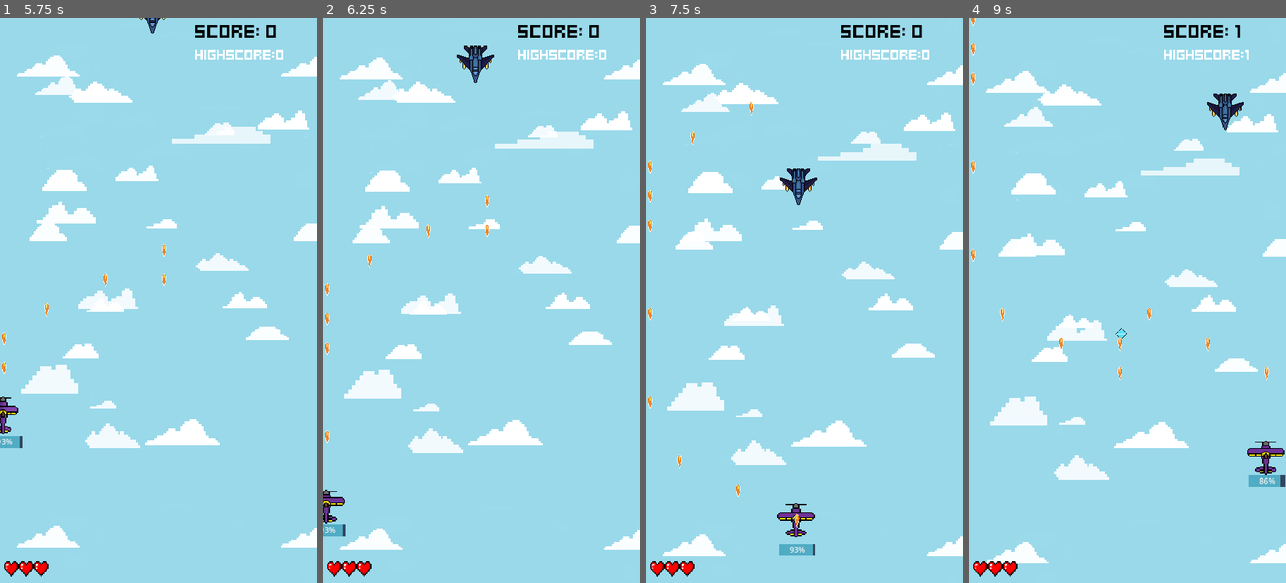
Above: before the commit, frames 1-4 (left to right).
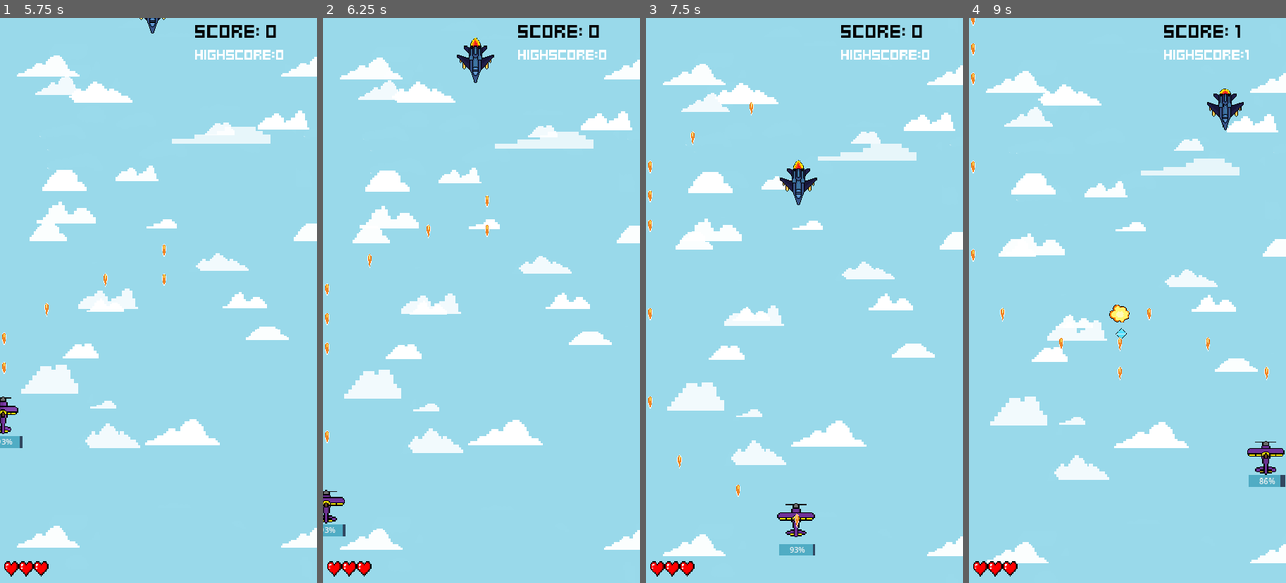
Above: after the commit, the same moments.

Repository: edmundyu2008/LeBombJames
Game: Godot game, scene res://UI/main_menu.tscn
The game is run twice, just before and just after one commit, with the same random seed, the same clock (stepped at 60 frames per second) and the same inputs.
Inputs (mouse positions are in pixels of both pictures, inside the frame that each line leads up to):
- Up to frame 1 (5.75 s): click (76, 396) at 0.5 s; tap Enter (ui_accept) at 1.25, 1.52, 2.27, 3.77, 4.52, 5.27 s; hold D (ui_right) 1.28-2.03 s; hold S (ui_down) 2.03-2.78 s; hold D (ui_right) 2.78-3.53 s; hold W (ui_up) 3.53-4.28 s; hold A (ui_left) from 4.28 s (still down)
- Up to frame 2 (6.25 s): release A (ui_left) at 5.78 s; hold S (ui_down) from 5.78 s (still down)
- Up to frame 3 (7.5 s): release S (ui_down) at 6.53 s; hold D (ui_right) 6.53-7.28 s; tap Enter (ui_accept) at 6.77 s; hold W (ui_up) from 7.28 s (still down)
- Up to frame 4 (9 s): tap Enter (ui_accept) at 7.52, 8.27 s; release W (ui_up) at 8.03 s; hold D (ui_right) 8.03-8.78 s; hold S (ui_down) from 8.78 s (still down)

Frame 1 is identical in both runs. In frame 2, less than 0.1% of the frame differs, in the area x 46-50%, y 3-6%; in frame 3, less than 0.1%; in frame 4, 0.2%, in the area x 44-83%, y 12-54%.

Commit message:
need menu animation

Diff:
--- /dev/null
+++ b/UI/explosion_effect.tscn
@@ -0,0 +1,34 @@
+[gd_scene load_steps=7 format=3 uid="uid://bxtsbd0b514j2"]
+
+[ext_resource type="Texture2D" uid="uid://00jtpmmkildl" path="res://Animation/explosion1.png" id="1_0ugrv"]
+[ext_resource type="Script" path="res://components/onetime_animated_effect.gd" id="1_auecw"]
+[ext_resource type="Texture2D" uid="uid://2jfvp4dfs8cu" path="res://Animation/explosion2.png" id="2_b6krd"]
+[ext_resource type="Texture2D" uid="uid://cxnyymsavw14n" path="res://Animation/explosion3.png" id="3_qb11s"]
+[ext_resource type="Texture2D" uid="uid://csp8f0q28e3ru" path="res://Animation/explosion4.png" id="4_rq1g6"]
+
+[sub_resource type="SpriteFrames" id="SpriteFrames_film7"]
+animations = [{
+"frames": [{
+"duration": 1.0,
+"texture": ExtResource("1_0ugrv")
+}, {
+"duration": 1.0,
+"texture": ExtResource("2_b6krd")
+}, {
+"duration": 1.0,
+"texture": ExtResource("3_qb11s")
+}, {
+"duration": 1.0,
+"texture": ExtResource("4_rq1g6")
+}],
+"loop": true,
+"name": &"default",
+"speed": 8.0
+}]
+
+[node name="ExplosionEffect" type="AnimatedSprite2D"]
+position = Vector2(3, 0)
+sprite_frames = SubResource("SpriteFrames_film7")
+autoplay = "default"
+frame_progress = 0.277021
+script = ExtResource("1_auecw")
--- a/UI/sky_background.tscn
+++ b/UI/sky_background.tscn
@@ -1,9 +1,9 @@
 [gd_scene load_steps=5 format=3 uid="uid://cvw4ajho6rrms"]
 
 [ext_resource type="Script" path="res://UI/sky_background.gd" id="1_2k5fc"]
-[ext_resource type="Texture2D" uid="uid://bopnctagf46us" path="res://backgroundfar.png" id="1_lwp4q"]
-[ext_resource type="Texture2D" uid="uid://nu4jjte7ko35" path="res://backgroundclose.png" id="2_eeg6y"]
-[ext_resource type="Texture2D" uid="uid://bvtcmaybxx5fj" path="res://cloudlayerclosest.png" id="3_laon0"]
+[ext_resource type="Texture2D" uid="uid://bopnctagf46us" path="res://Animation/backgroundfar.png" id="1_lwp4q"]
+[ext_resource type="Texture2D" uid="uid://nu4jjte7ko35" path="res://Animation/backgroundclose.png" id="2_eeg6y"]
+[ext_resource type="Texture2D" uid="uid://bvtcmaybxx5fj" path="res://Animation/cloudlayerclosest.png" id="3_laon0"]
 
 [node name="SkyBackground" type="ParallaxBackground"]
 script = ExtResource("1_2k5fc")
--- a/components/destroyed_component.gd
+++ b/components/destroyed_component.gd
@@ -2,10 +2,12 @@
 extends Node
 @export var actor: Node2D
 @export var stats_component: StatsComponent
+@export var destroy_effect_spawner_component: SpawnerComponent
 
 func _ready() -> void:
 	stats_component.no_health.connect(destroy)
 
 func destroy() -> void:
+	destroy_effect_spawner_component.spawn(actor.global_position)
 	actor.drop_crystal()
 	actor.queue_free()
--- /dev/null
+++ b/components/onetime_animated_effect.gd
@@ -0,0 +1,7 @@
+class_name OnetimeAnimatedEffect
+
+extends AnimatedSprite2D
+
+func _ready() -> void:
+	animation_finished.connect(queue_free)
+	animation_looped.connect(queue_free)
--- a/components/player_destroyed_component.gd
+++ b/components/player_destroyed_component.gd
@@ -2,10 +2,11 @@
 extends Node
 @export var actor: Node2D
 @export var player_health_component: PlayerHealthComponent
-
+@export var destroy_effect_spawner_component: SpawnerComponent
 
 func _ready() -> void:
 	player_health_component.no_player_health.connect(destroy)
 
 func destroy() -> void:
+	destroy_effect_spawner_component.spawn(actor.global_position)
 	actor.queue_free()
--- a/opps/enemydallas.gd
+++ b/opps/enemydallas.gd
@@ -18,7 +18,7 @@
 		score_component.adjust_score()
 	)
 	visible_on_screen_notifier_2d.screen_exited.connect(queue_free)
-	hitbox_component.hit_hurtbox.connect(queue_free.unbind(1))
+	hitbox_component.hit_hurtbox.connect(destroyed_component.destroy.unbind(1))
 
 func drop_crystal() -> void:
 	crystal_spawner.spawn(crystal_spawnpoint.global_position)
--- a/opps/enemydallas.tscn
+++ b/opps/enemydallas.tscn
@@ -1,8 +1,11 @@
-[gd_scene load_steps=5 format=3 uid="uid://0458jylbf5qd"]
+[gd_scene load_steps=9 format=3 uid="uid://0458jylbf5qd"]
 
 [ext_resource type="PackedScene" uid="uid://dp7fxb1kkrl7r" path="res://opps/opps_dallas.tscn" id="1_v08r7"]
 [ext_resource type="Script" path="res://opps/enemydallas.gd" id="2_156o2"]
 [ext_resource type="Texture2D" uid="uid://b84iiejjntju2" path="res://opps/enemydallas.png" id="2_m4uvk"]
+[ext_resource type="Texture2D" uid="uid://bd1uuqkg4odh" path="res://Animation/booster2.png" id="4_tbl4q"]
+[ext_resource type="Texture2D" uid="uid://cqarp3gugdfcd" path="res://Animation/booster3.png" id="5_wj0qk"]
+[ext_resource type="Texture2D" uid="uid://dj112b378gmwh" path="res://Animation/booster1.png" id="6_xgcc8"]
 
 [sub_resource type="SpriteFrames" id="SpriteFrames_33pwh"]
 animations = [{
@@ -13,6 +16,80 @@
 "loop": true,
 "name": &"default",
 "speed": 5.0
+}]
+
+[sub_resource type="SpriteFrames" id="SpriteFrames_f6utj"]
+animations = [{
+"frames": [{
+"duration": 1.0,
+"texture": ExtResource("4_tbl4q")
+}, {
+"duration": 1.0,
+"texture": ExtResource("5_wj0qk")
+}, {
+"duration": 1.0,
+"texture": ExtResource("4_tbl4q")
+}, {
+"duration": 1.0,
+"texture": ExtResource("4_tbl4q")
+}, {
+"duration": 1.0,
+"texture": ExtResource("5_wj0qk")
+}, {
+"duration": 1.0,
+"texture": ExtResource("5_wj0qk")
+}, {
+"duration": 1.0,
+"texture": ExtResource("5_wj0qk")
+}, {
+"duration": 1.0,
+"texture": ExtResource("5_wj0qk")
+}, {
+"duration": 1.0,
+"texture": ExtResource("4_tbl4q")
+}, {
+"duration": 1.0,
+"texture": ExtResource("4_tbl4q")
+}, {
+"duration": 1.0,
+"texture": ExtResource("6_xgcc8")
+}, {
+"duration": 1.0,
+"texture": ExtResource("5_wj0qk")
+}, {
+"duration": 1.0,
+"texture": ExtResource("4_tbl4q")
+}, {
+"duration": 1.0,
+"texture": ExtResource("4_tbl4q")
+}, {
+"duration": 1.0,
+"texture": ExtResource("6_xgcc8")
+}, {
+"duration": 1.0,
+"texture": ExtResource("6_xgcc8")
+}, {
+"duration": 1.0,
+"texture": ExtResource("4_tbl4q")
+}, {
+"duration": 1.0,
+"texture": ExtResource("4_tbl4q")
+}, {
+"duration": 1.0,
+"texture": ExtResource("4_tbl4q")
+}, {
+"duration": 1.0,
+"texture": ExtResource("5_wj0qk")
+}, {
+"duration": 1.0,
+"texture": ExtResource("5_wj0qk")
+}, {
+"duration": 1.0,
+"texture": ExtResource("5_wj0qk")
+}],
+"loop": true,
+"name": &"default",
+"speed": 2.0
 }]
 
 [node name="EnemyDallas" instance=ExtResource("1_v08r7")]
@@ -30,15 +107,26 @@
 velocity = Vector2(2.08165e-12, 200)
 
 [node name="VisibleOnScreenNotifier2D" parent="." index="3"]
+visible = false
 position = Vector2(-5.24521e-06, 0.500003)
 scale = Vector2(3.8, 3.75)
+
+[node name="HurtboxComponent" parent="." index="4"]
+visible = false
 
 [node name="CollisionPolygon2D" type="CollisionPolygon2D" parent="HurtboxComponent" index="0"]
 polygon = PackedVector2Array(-13, -13, -13, -22, -23, -31, -23, -37, 24, -37, 24, -31, 14, -22, 14, -13, 37, -19, 37, -14, 12, 12, 1, 37, -12, 12, -36, -13, -36, -19)
 
+[node name="HitboxComponent" parent="." index="5"]
+visible = false
+
 [node name="CollisionPolygon2D" type="CollisionPolygon2D" parent="HitboxComponent" index="0"]
 polygon = PackedVector2Array(-11, 11, 1, 33, 11, 11, 36, -15, 36, -18, 13, -12, 13, -22, 23, -32, 23, -36, -22, -36, -22, -32, -12, -22, -12, -12, -35, -18, -35, -13)
 
-[node name="DestroyedComponent" parent="." index="8" node_paths=PackedStringArray("actor", "stats_component")]
-actor = NodePath("..")
-stats_component = NodePath("../StatsComponent")
+[node name="AnimatedSprite2D2" type="AnimatedSprite2D" parent="." index="12"]
+z_index = -1
+position = Vector2(0, -37)
+scale = Vector2(1.10625, 0.66875)
+sprite_frames = SubResource("SpriteFrames_f6utj")
+autoplay = "default"
+frame_progress = 0.590085
--- a/opps/minibosses_dallas.gd
+++ b/opps/minibosses_dallas.gd
@@ -12,7 +12,7 @@
 
 func _ready() -> void:
 	fire_rate_timer.timeout.connect(fire_lasers)
-	hitbox_component.hit_hurtbox.connect(queue_free.unbind(1))
+	hitbox_component.hit_hurtbox.connect(destroyed_component.destroy.unbind(1))
 	super()
 
 	for state in states.get_children():
--- a/opps/minibosses_dallas.tscn
+++ b/opps/minibosses_dallas.tscn
@@ -89,7 +89,3 @@
 [node name="BulletSpawner" type="Node2D" parent="." index="11"]
 script = ExtResource("8_kfj5k")
 scene = ExtResource("9_muoci")
-
-[node name="DestroyedComponent" parent="." index="12" node_paths=PackedStringArray("actor", "stats_component")]
-actor = NodePath("..")
-stats_component = NodePath("../StatsComponent")
--- a/opps/opps_dallas.gd
+++ b/opps/opps_dallas.gd
@@ -5,7 +5,8 @@
 @onready var hurtbox_component: HurtboxComponent = $HurtboxComponent as HurtboxComponent
 @onready var hitbox_component: HitboxComponent = $HitboxComponent as HitboxComponent
 @onready var score_component: ScoreComponent = $ScoreComponent as ScoreComponent
-@onready var destroyed_component: DestroyedComponent = $DestroyedComponent as DestroyedComponent
+@onready var destroyed_component = $DestroyedComponent as DestroyedComponent
+
 @onready var crystal_spawner = $CrystalSpawner
 @onready var crystal_spawnpoint = $CrystalSpawnpoint
 
@@ -17,6 +18,7 @@
 		score_component.adjust_score()
 	)
 	visible_on_screen_notifier_2d.screen_exited.connect(queue_free)
+	hitbox_component.hit_hurtbox.connect(destroyed_component.destroy.unbind(1))
 
 func drop_crystal() -> void:
 	crystal_spawner.spawn(crystal_spawnpoint.global_position)
--- a/opps/opps_dallas.tscn
+++ b/opps/opps_dallas.tscn
@@ -11,6 +11,7 @@
 [ext_resource type="Script" path="res://components/destroyed_component.gd" id="9_vlnly"]
 [ext_resource type="Script" path="res://components/spawner_component.gd" id="10_n5lvg"]
 [ext_resource type="PackedScene" uid="uid://b2b1jlkrxyfrt" path="res://opps/energy_crystal.tscn" id="11_1cujp"]
+[ext_resource type="PackedScene" uid="uid://bxtsbd0b514j2" path="res://UI/explosion_effect.tscn" id="12_hwsvy"]
 
 [node name="OppsDallas" type="Node2D"]
 script = ExtResource("1_6l156")
@@ -45,11 +46,18 @@
 script = ExtResource("7_c4525")
 game_stats = ExtResource("8_32ne8")
 
-[node name="DestroyedComponent" type="Node" parent="."]
+[node name="DestroyedComponent" type="Node" parent="." node_paths=PackedStringArray("actor", "stats_component", "destroy_effect_spawner_component")]
 script = ExtResource("9_vlnly")
+actor = NodePath("..")
+stats_component = NodePath("../StatsComponent")
+destroy_effect_spawner_component = NodePath("../SpawnerComponent")
 
 [node name="CrystalSpawnpoint" type="Marker2D" parent="."]
 
 [node name="CrystalSpawner" type="Node2D" parent="."]
 script = ExtResource("10_n5lvg")
 scene = ExtResource("11_1cujp")
+
+[node name="SpawnerComponent" type="Node2D" parent="."]
+script = ExtResource("10_n5lvg")
+scene = ExtResource("12_hwsvy")
--- a/player_plane/plane.tscn
+++ b/player_plane/plane.tscn
@@ -1,14 +1,14 @@
-[gd_scene load_steps=22 format=3 uid="uid://cltw1jastd5q3"]
+[gd_scene load_steps=23 format=3 uid="uid://cltw1jastd5q3"]
 
 [ext_resource type="Texture2D" uid="uid://dgmft2q37eiop" path="res://player_plane/player1.png" id="1_xvef2"]
 [ext_resource type="Script" path="res://player_plane/plane.gd" id="1_yi7cu"]
 [ext_resource type="Script" path="res://components/move_component.gd" id="2_mxmei"]
 [ext_resource type="Script" path="res://components/position_clamp_component.gd" id="5_0p80t"]
-[ext_resource type="Texture2D" uid="uid://cfml7elxa8c4j" path="res://newplaneleft.png" id="6_6t2k7"]
-[ext_resource type="Texture2D" uid="uid://duw0b22wausgb" path="res://bankbackwards.png" id="6_fsfyb"]
-[ext_resource type="Texture2D" uid="uid://p7wsokrvexhd" path="res://bankforwards.png" id="7_bqu7q"]
+[ext_resource type="Texture2D" uid="uid://cfml7elxa8c4j" path="res://Animation/newplaneleft.png" id="6_6t2k7"]
+[ext_resource type="Texture2D" uid="uid://duw0b22wausgb" path="res://Animation/bankbackwards.png" id="6_fsfyb"]
+[ext_resource type="Texture2D" uid="uid://p7wsokrvexhd" path="res://Animation/bankforwards.png" id="7_bqu7q"]
 [ext_resource type="Script" path="res://components/spawner_component.gd" id="7_nxgsa"]
-[ext_resource type="Texture2D" uid="uid://b54t4ff5hbnis" path="res://newplaneright.png" id="7_umvnq"]
+[ext_resource type="Texture2D" uid="uid://b54t4ff5hbnis" path="res://Animation/newplaneright.png" id="7_umvnq"]
 [ext_resource type="PackedScene" uid="uid://cm4wy11gurd1o" path="res://player_plane/laser.tscn" id="8_w3yhp"]
 [ext_resource type="Script" path="res://components/hurtbox_component.gd" id="10_l1c4b"]
 [ext_resource type="Script" path="res://components/player_health_component.gd" id="12_bmr8r"]
@@ -18,6 +18,7 @@
 [ext_resource type="Resource" uid="uid://crfoy43it46ev" path="res://game_stats.tres" id="14_imwu1"]
 [ext_resource type="Script" path="res://components/move_input_component.gd" id="17_trpy2"]
 [ext_resource type="Resource" uid="uid://l3xm0ms755d4" path="res://player_plane/ship_move_stats.tres" id="18_b8anx"]
+[ext_resource type="PackedScene" uid="uid://bxtsbd0b514j2" path="res://UI/explosion_effect.tscn" id="19_k2qek"]
 
 [sub_resource type="SpriteFrames" id="SpriteFrames_87lq6"]
 animations = [{
@@ -71,10 +72,11 @@
 [node name="Plane" type="Node2D"]
 script = ExtResource("1_yi7cu")
 
-[node name="PlayerDestroyedComponent" type="Node" parent="." node_paths=PackedStringArray("actor", "player_health_component")]
+[node name="PlayerDestroyedComponent" type="Node" parent="." node_paths=PackedStringArray("actor", "player_health_component", "destroy_effect_spawner_component")]
 script = ExtResource("12_popir")
 actor = NodePath("..")
 player_health_component = NodePath("../PlayerHealthComponent")
+destroy_effect_spawner_component = NodePath("../ExplosionEffectSpawner")
 
 [node name="PlayerHealthComponent" type="Node" parent="."]
 script = ExtResource("12_bmr8r")
@@ -138,3 +140,7 @@
 script = ExtResource("17_trpy2")
 move_stats = ExtResource("18_b8anx")
 move_component = NodePath("../MoveComponent")
+
+[node name="ExplosionEffectSpawner" type="Node2D" parent="."]
+script = ExtResource("7_nxgsa")
+scene = ExtResource("19_k2qek")
Renamed: backgroundclose.png -> Animation/backgroundclose.png
Not shown, added: Animation/backgroundclose.png.import
Renamed: backgroundfar.png -> Animation/backgroundfar.png
Not shown, changed: Animation/backgroundfar.png.import
Renamed: bankbackwards.png -> Animation/bankbackwards.png
Not shown, changed: Animation/bankbackwards.png.import
Renamed: bankforwards.png -> Animation/bankforwards.png
Not shown, changed: Animation/bankforwards.png.import
Binary file added: Animation/booster1.png
Not shown, added: Animation/booster1.png.import
Binary file added: Animation/booster2.png
Not shown, changed: Animation/booster2.png.import
(and 17 more such lines)
